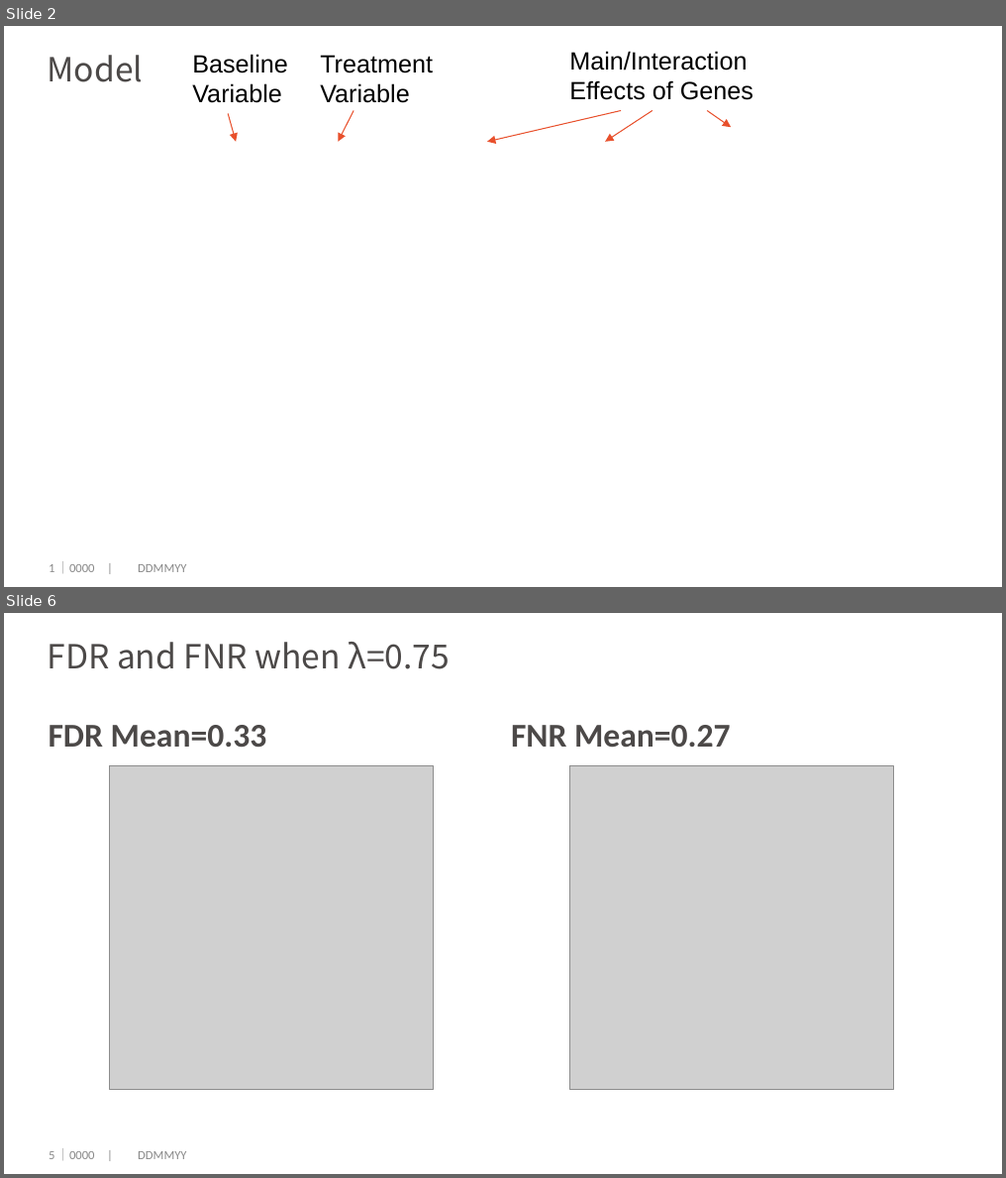
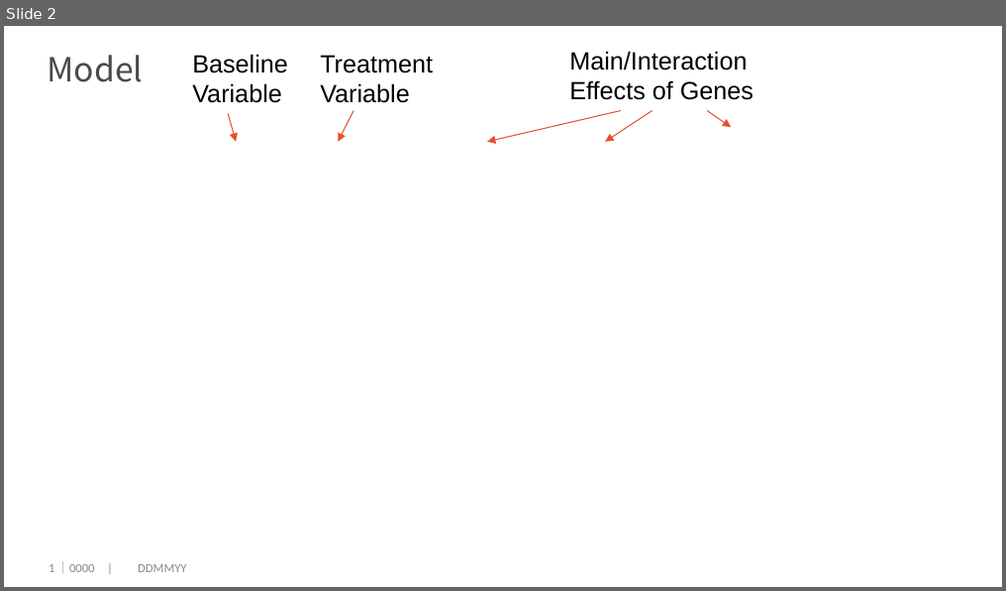
Before and after one commit to dengwx11/GroupLasso, a slide deck: manu & slides/717simulation.pptx. Shown one above the other, each under a label of ours: slides 2 and 6 before the commit, slide 2 after it; the slides between them are not shown. The pictures are 1006x1178 and 1006x591 pixels, drawn with LibreOffice and Linux fonts; fonts in the diff are those of the drawing; grey boxes stand for pictures; background and template pictures are left out. Boxes give left, top, right and bottom in pixels: in the first picture for what was removed or moved away, otherwise in the second. Text is boxed around its words. In the diff, an @@ line names an element or a change of style, - is before the commit and + after.

```diff
--- a/manu & slides/717simulation.pptx
+++ b/manu & slides/717simulation.pptx
@@ slide 6 removed at bbox=[4, 613, 1002, 1174], background #FFFFFF @@
@@ title removed at bbox=[48, 642, 450, 669] @@
-FDR and FNR when λ=0.75
@@ text removed at bbox=[49, 725, 267, 748] @@
-FDR Mean=0.33
@@ text removed at bbox=[511, 725, 731, 748] @@
-FNR Mean=0.27
@@ picture removed at bbox=[110, 765, 433, 1089] @@
@@ picture removed at bbox=[570, 765, 893, 1089] @@
@@ page number removed at bbox=[49, 1152, 54, 1159] @@
-5
@@ text removed at bbox=[56, 1149, 186, 1160] @@
-｜0000 | DDMMYY
```
Also in this commit, not shown: 5 slides changed, 10 slides added, 2 other slides removed, 1 other file.
